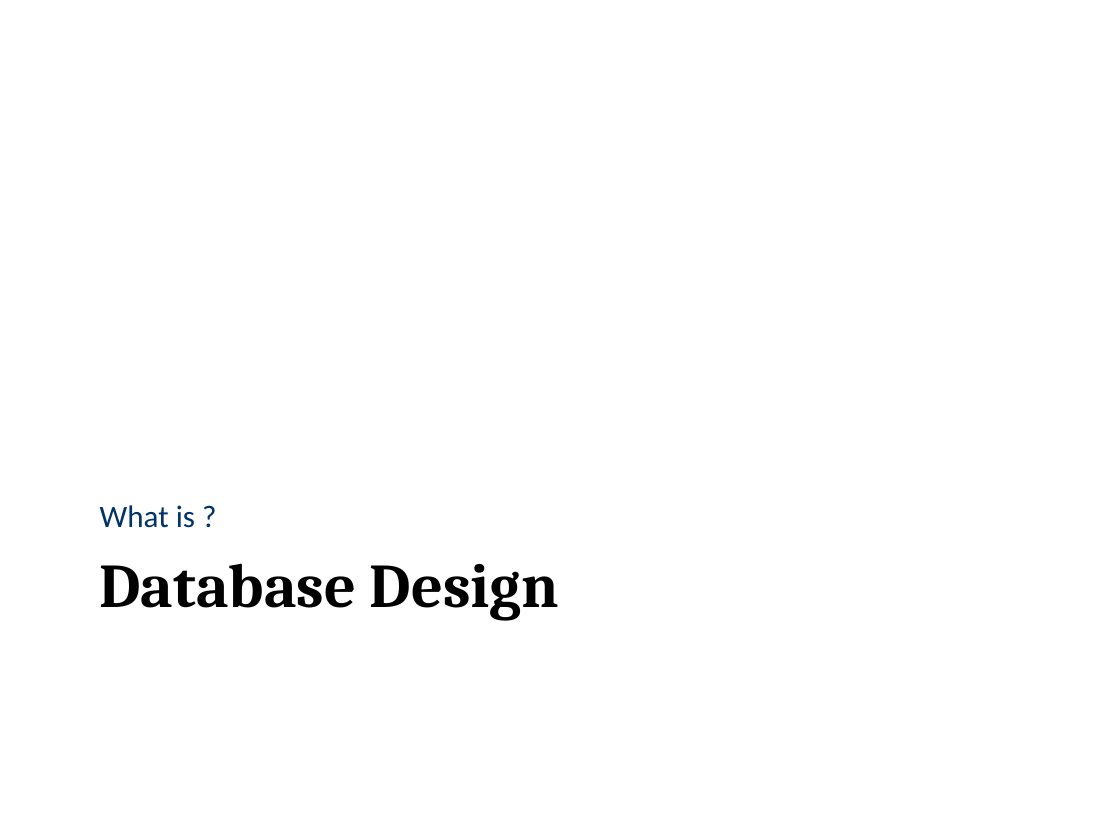
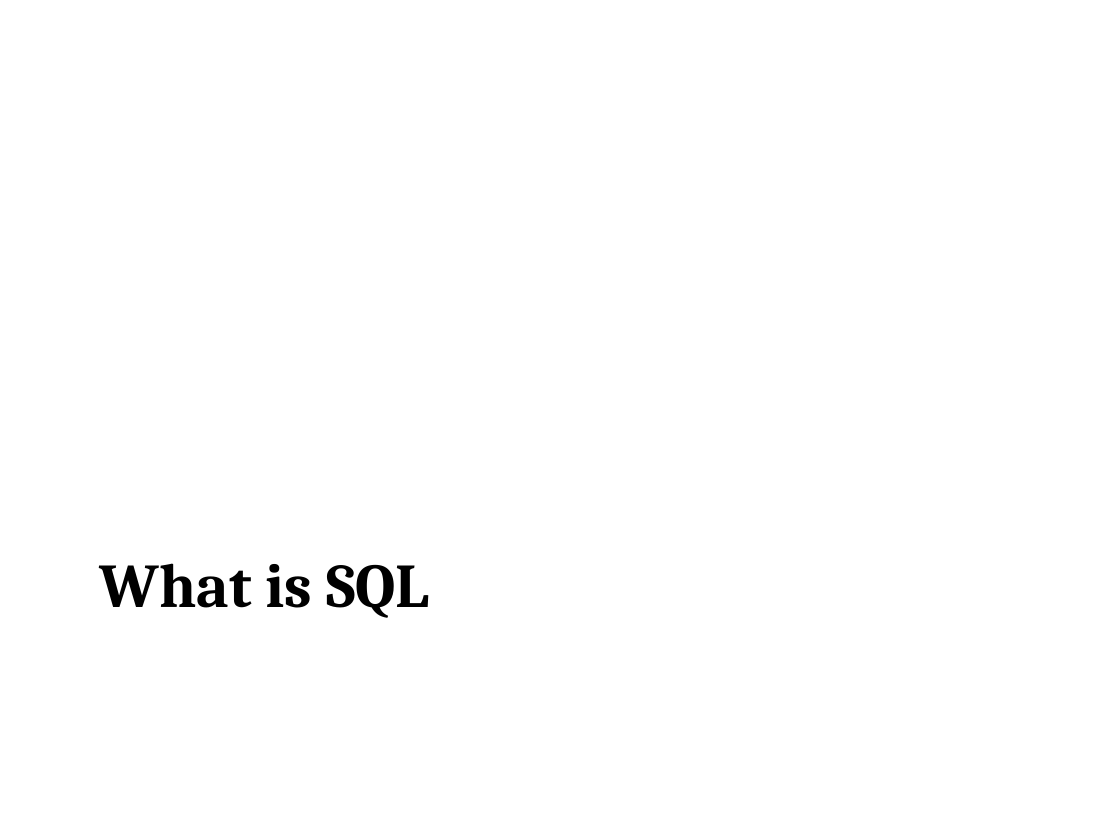
Before and after one commit to GangminLi/GangminLi.github.io, a slide deck: slide 6 of slides/cis108-6/Slides 4.1 - Data System Operation.pptx (slide 19 before the commit). Drawn at 1120x840 pixels with LibreOffice and Linux fonts; fonts in the diff are those of the drawing; background and template pictures are left out. Boxes give left, top, right and bottom in pixels: in the first picture for what was removed or moved away, otherwise in the second. Text is boxed around its words. In the diff, an @@ line names an element or a change of style, - is before the commit and + after.

```diff
--- a/slides/cis108-6/Slides 4.1 - Data System Operation.pptx
+++ b/slides/cis108-6/Slides 4.1 - Data System Operation.pptx
@@ text removed at [100,505,195,528] @@
-What is ?
@@ title at [100,563,429,618]: text changed @@
-Database Design
+What is SQL
```
Also in this commit, not shown: 2 other slides changed, 71 slides added, 76 slides removed, 12 other files.
